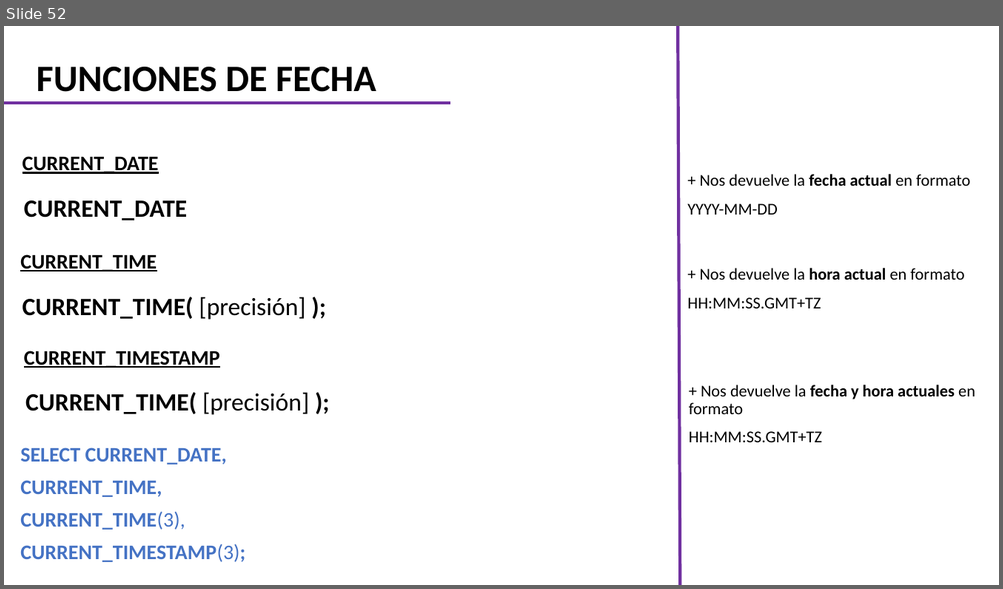
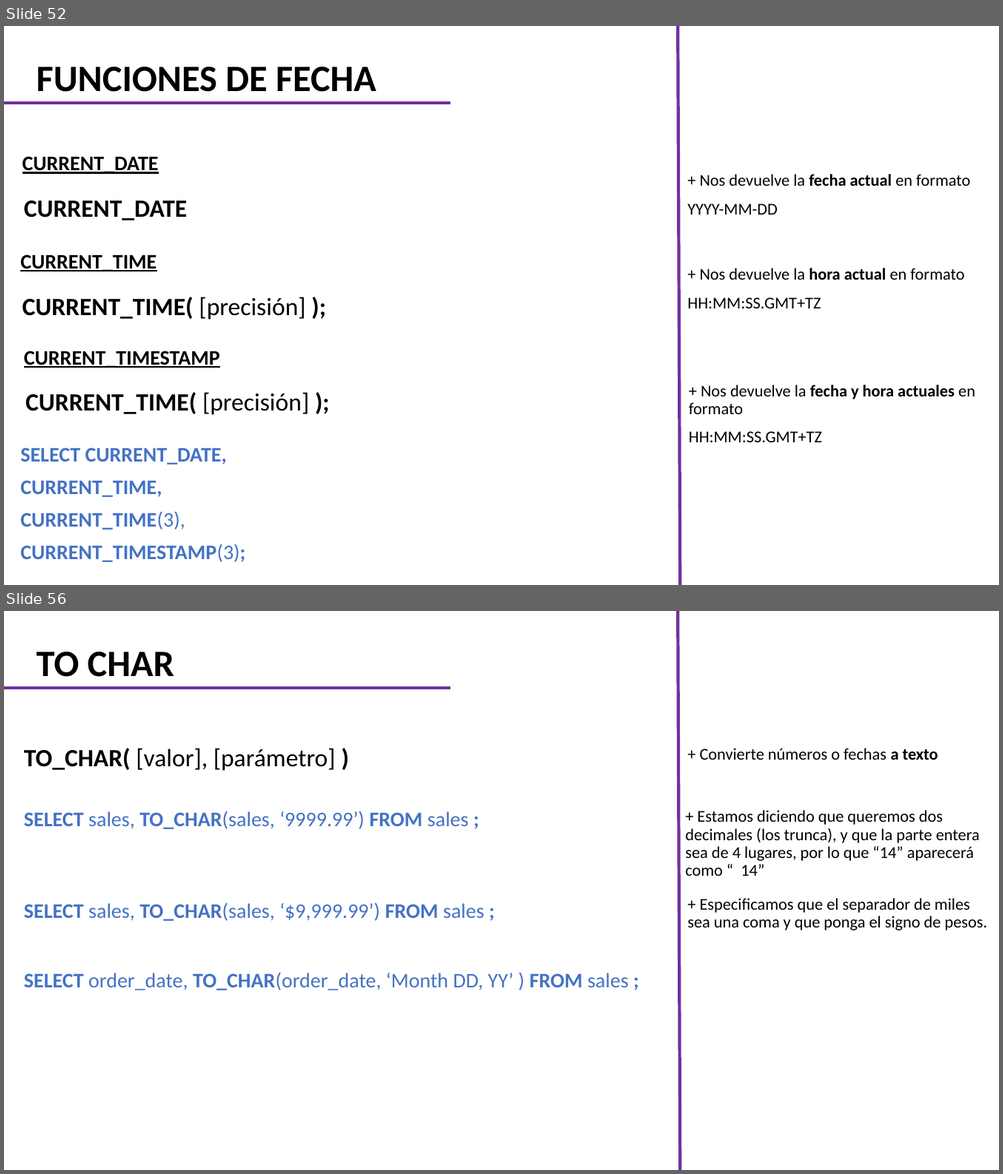
Before and after one commit to CarlosCamposs/Curso-AABD_SQL, a slide deck: Curso AABD-SQL (Notas).pptx. Shown one above the other, each under a label of ours: slide 52 before the commit, slides 52 and 56 after it; the slides between them are not shown. The pictures are 1003x589 and 1003x1174 pixels, drawn with LibreOffice and Linux fonts; fonts in the diff are those of the drawing. Boxes give left, top, right and bottom in pixels: in the first picture for what was removed or moved away, otherwise in the second. Text is boxed around its words. In the diff, an @@ line names an element or a change of style, - is before the commit and + after.

```diff
--- a/Curso AABD-SQL (Notas).pptx
+++ b/Curso AABD-SQL (Notas).pptx
@@ slide 56 added at (4, 611, 999, 1170), background #FFFFFF @@
@@ line added from (680, 1170) to (677, 611), #7030A0 3 pt @@
@@ title added at (37, 652, 174, 677), 36 pt, text #000000, bold @@
+TO CHAR
@@ line added from (4, 689) to (450, 689), #7030A0 3 pt @@
@@ subtitle added at (24, 748, 336, 771), 24 pt, text #000000 @@
+TO_CHAR( [valor], [parámetro] )
@@ text added at (700, 748, 938, 760), 16 pt, text #000000 @@
++ Convierte números o fechas a texto
@@ text added at (685, 810, 979, 876), 16 pt, text #000000 @@
++ Estamos diciendo que queremos dos decimales (los trunca), y que la parte entera sea de 4 lugares, por lo que “14” aparecerá como “ 14”
@@ text added at (24, 811, 469, 829), 20 pt, text #4472C4 @@
+SELECT sales, TO_CHAR(sales, ‘9999.99’) FROM sales ;
@@ text added at (687, 898, 987, 931), 16 pt, text #000000 @@
++ Especificamos que el separador de miles sea una coma y que ponga el signo de pesos.
@@ text added at (24, 903, 484, 921), 20 pt, text #4472C4 @@
+SELECT sales, TO_CHAR(sales, ‘$9,999.99’) FROM sales ;
@@ text added at (24, 972, 629, 991), 20 pt, text #4472C4 @@
+SELECT order_date, TO_CHAR(order_date, ‘Month DD, YY’ ) FROM sales ;
```
Also in this commit, not shown: 2 slides changed, 5 other slides added.
